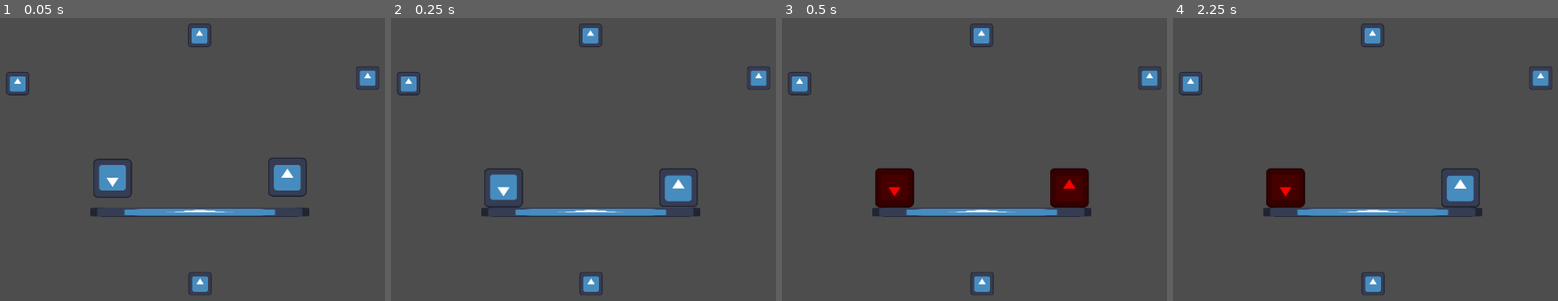
Above: before the commit, frames 1-4 (left to right).
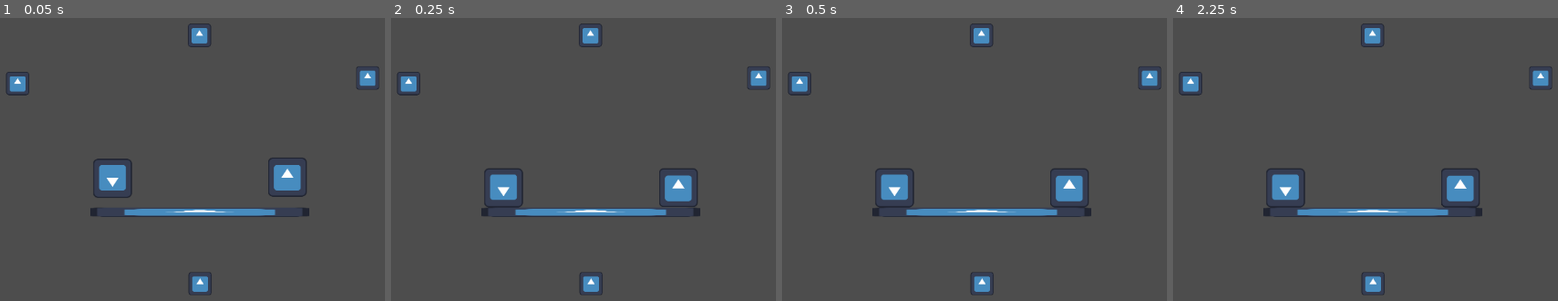
Above: after the commit, the same moments.

Repository: WellHiIGuess/Fight-Game
Game: Godot game, scene res://test.tscn
The game is run twice, just before and just after one commit, with the same random seed, the same clock (stepped at 60 frames per second) and the same inputs. The engine's default icon, where the game draws it, is replaced by a stand-in: a white triangle on a blue panel in a dark square.
Inputs:
- Up to frame 1 (0.05 s): no input
- Up to frame 2 (0.25 s): no input
- Up to frame 3 (0.5 s): no input
- Up to frame 4 (2.25 s): tap Enter at 1.25 s; tap Space at 2 s

Frames 1-2 are identical in both runs. In frame 3, 2.8% of the frame differs, in the area x 24-80%, y 53-68%; in frame 4, 1.4%.

Commit message:
Added parry

Diff:
--- a/HitArea.gd
+++ b/HitArea.gd
@@ -20,6 +20,12 @@
 		player.dashing = false
 		body_in_area.dash_stun = body_in_area.DASH_STUN
 
+		if body_in_area.parry_buffer > 0.0:
+			player.hit_velocity = -body_in_area.PARRY_FORCE * player.direction.normalized()
+			player.dashing = false
+			player.dash_stun = body_in_area.DASH_STUN
+
+
 		# Character Idea
 		# player.can_dash = true
 		# player.dash_time = player.DASH_TIME
--- a/Player.gd
+++ b/Player.gd
@@ -4,7 +4,7 @@
 # All of these are being tested and might not be in the final game(Double Jump might be a perk)
 enum Special {
 	None,
-	SecondDash,
+	SecondDash, # Done
 	Parry,
 	GroundSlam,
 	TimeSlow,
@@ -23,8 +23,6 @@
 	None,
 	SizeIncrease,
 	SizeDecrease,
-	# Probably not gonna add that
-	DashRecover,
 	SpeedIncrease,
 	DashSpeedIncrease,
 	BiggerHitArea,
@@ -32,7 +30,7 @@
 	SquareCollider,
 	# To be implimented
 	KonamiCode,
-	DoubleDash,
+	Random,
 }
 
 @export var special: Special = Special.None
--- a/PlayerBody.gd
+++ b/PlayerBody.gd
@@ -20,6 +20,13 @@
 
 const DASH_BUFFER = 0.2
 
+# Special constants
+const PARRY_BUFFER = 1.0
+const PARRY_FORCE = 1400.0
+
+# Special variables
+var parry_buffer = 0.0
+
 var direction: Vector2
 
 var hit_velocity: Vector2
@@ -38,6 +45,7 @@
 @export var hit_area: HitArea
 
 # Get the gravity from the project settings to be synced with RigidBody nodes.
+var GRAVITY = ProjectSettings.get_setting("physics/2d/default_gravity")
 var gravity = ProjectSettings.get_setting("physics/2d/default_gravity")
 
 var can_dash = false
@@ -50,6 +58,17 @@
 
 @export var wall_climb: WallClimb
 var climbing_wall = false
+
+func _enter_tree():
+	if special == Special.Random:
+		var r = randi_range(0, 11)
+		special = r
+		print(special)
+
+	if perk == Perk.Random:
+		var r = randi_range(0, 8)
+		perk = r
+
 
 func _ready():
 	match perk:
@@ -86,8 +105,6 @@
 	if result == OK:
 		# Successfully parsed, access the data
 		var data = json.get_data()
-
-		print(data[1])
 	else:
 		print("Failed to parse JSON")
 
@@ -113,6 +130,22 @@
 		sprite.modulate.g = 1.0
 		sprite.modulate.b = 1.0
 
+	if parry_buffer > 0.0:
+		sprite.modulate.r = 0.0
+		sprite.modulate.g = 0.0
+		sprite.modulate.b = 1.0
+
+		gravity = 0.0
+		direction = Vector2.ZERO
+		dash_stun = 0.0
+
+		parry_buffer -= delta
+	else:
+		sprite.modulate.r = 1.0
+		sprite.modulate.g = 1.0
+		sprite.modulate.b = 1.0
+
+		gravity = GRAVITY
 
 	copy_wait -= delta
 
@@ -205,6 +238,9 @@
 					dash_dir = direction
 					dash_buffered = false
 					DASH_SPEED -= 750
+			Special.Parry:
+				if parry_buffer <= 0.0:
+					parry_buffer = PARRY_BUFFER
 
 
 
@@ -236,6 +272,13 @@
 		if hit_velocity.y > 0.0:
 			hit_velocity.y = 0.0
 
+	if parry_buffer > 0.0:
+		gravity = 0.0
+		velocity = Vector2.ZERO
+		hit_velocity = Vector2.ZERO
+	else:
+		gravity = GRAVITY
+
 	hit_area.position = direction * 100
 
 	for i in range(0, get_slide_collision_count()):
--- a/player.tscn
+++ b/player.tscn
@@ -34,14 +34,13 @@
 modulate = Color(1, 1, 1, 0)
 texture = ExtResource("1_4ajqq")
 
-[node name="CharacterBody2D" type="CharacterBody2D" parent="." node_paths=PackedStringArray("sprite", "collider", "spawn_point", "copies", "hit_area", "wall_climb")]
+[node name="CharacterBody2D" type="CharacterBody2D" parent="." node_paths=PackedStringArray("sprite", "collider", "spawn_point", "copies", "hit_area")]
 script = ExtResource("2_u6w33")
 sprite = NodePath("Sprite2D")
 collider = NodePath("CollisionShape2D")
 spawn_point = NodePath("../SpawnPoint")
 copies = NodePath("../Copies")
 hit_area = NodePath("HitArea")
-wall_climb = NodePath("")
 
 [node name="Sprite2D" type="Sprite2D" parent="CharacterBody2D"]
 modulate = Color(1, 0, 0, 1)
--- a/project.godot
+++ b/project.godot
@@ -12,7 +12,7 @@
 
 config/name="Fight-Game"
 run/main_scene="res://test.tscn"
-config/features=PackedStringArray("4.3", "GL Compatibility")
+config/features=PackedStringArray("4.4", "GL Compatibility")
 config/icon="res://icon.svg"
 
 [display]
--- a/test.tscn
+++ b/test.tscn
@@ -25,11 +25,8 @@
 [node name="Player" parent="." instance=ExtResource("1_m58qc")]
 position = Vector2(-287, 0)
 
-[node name="Copies" parent="Player" index="0"]
-visible = false
-
 [node name="CharacterBody2D" parent="Player" index="1"]
-special = 1
+special = 2
 player_num = "2"
 
 [node name="Sprite2D" parent="Player/CharacterBody2D" index="0"]
Not shown, added: DashArea.gd.uid
Not shown, added: HitArea.gd.uid
Not shown, added: Player.gd.uid
Not shown, added: PlayerBody.gd.uid
Not shown, added: RespawnArea.gd.uid
Not shown, added: WallClimb.gd.uid
Not shown: 1 places in player.tscn that only renumber resources
Not shown: 1 places in test.tscn that only renumber resources
